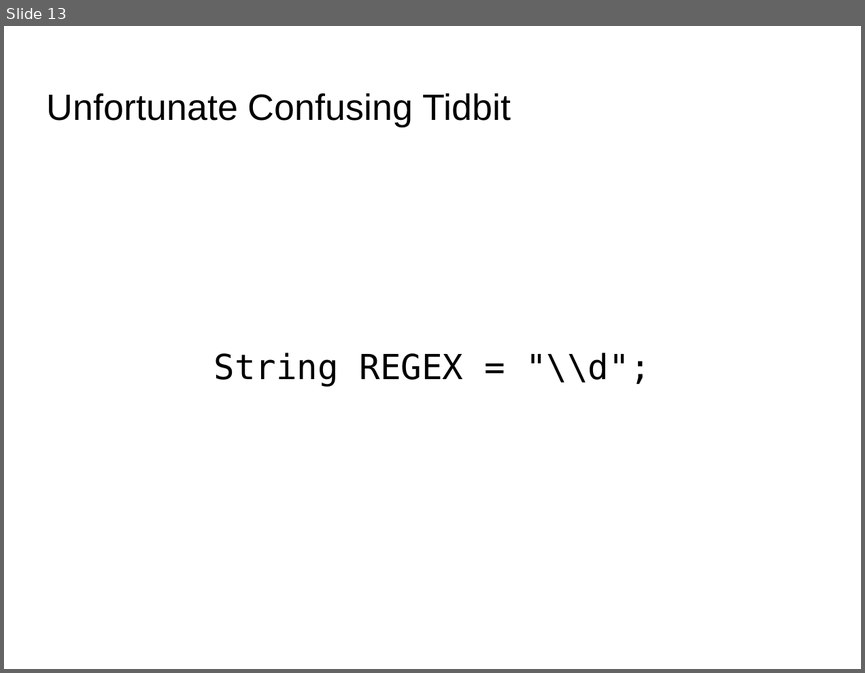
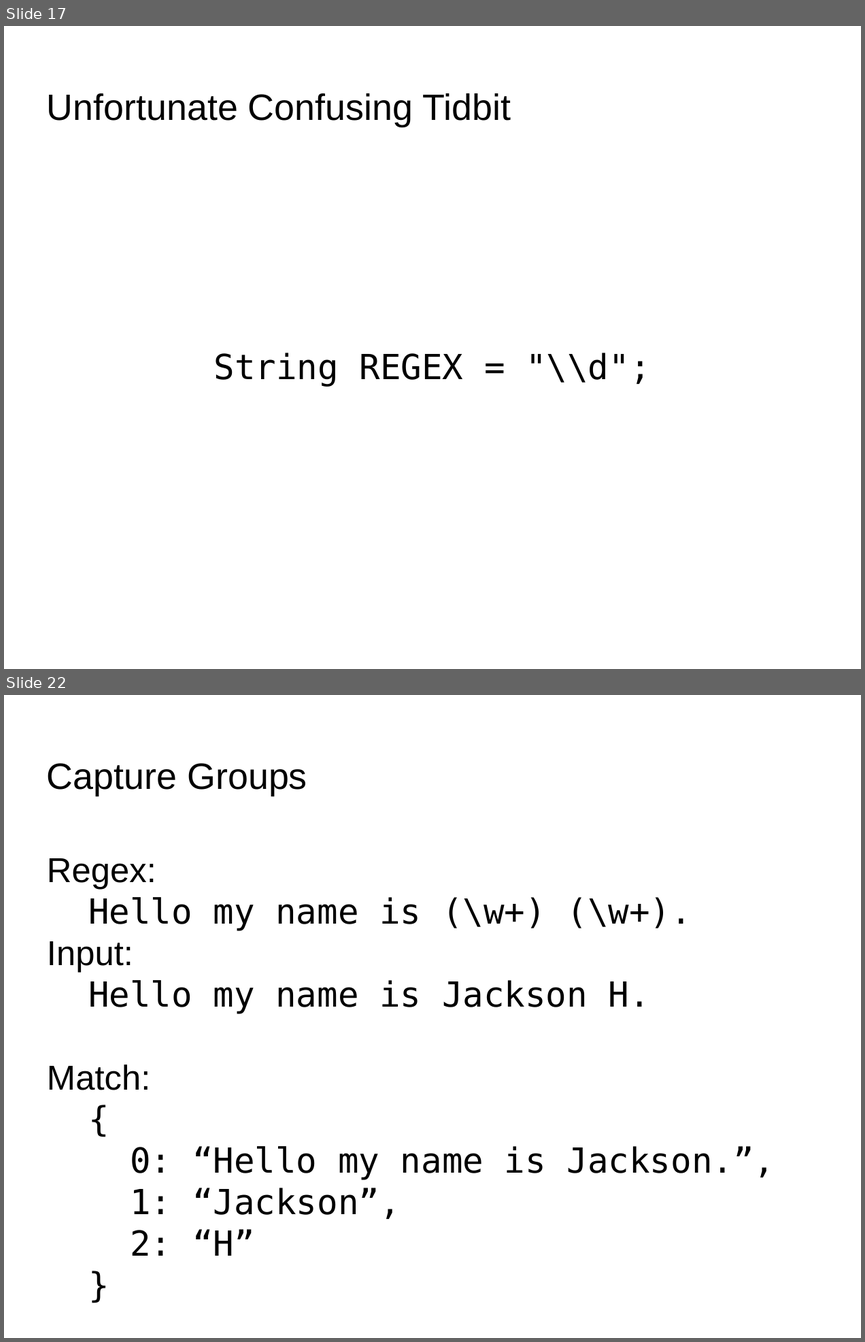
Before and after one commit to codetech/regular-expressions, a slide deck: presentation/presentation.odp. Shown one above the other, each under a label of ours: slide 13 before the commit, slides 17 and 22 after it; the slides between them are not shown. The pictures are 865x673 and 865x1342 pixels, drawn with LibreOffice and Linux fonts; fonts in the diff are those of the drawing; background and template pictures are left out. Boxes give left, top, right and bottom in pixels: in the first picture for what was removed or moved away, otherwise in the second. Text is boxed around its words. In the diff, an @@ line names an element or a change of style, - is before the commit and + after.

```diff
--- a/presentation/presentation.odp
+++ b/presentation/presentation.odp
@@ slide 22 added at <box>4,695,861,1338</box>, background picture (left out) @@
@@ title added at <box>47,763,307,796</box>, 33.9 pt, text #000000 @@
+Capture Groups
@@ subtitle added at <box>47,858,775,1255</box>, 32 pt, text #000000 @@
+Regex:
+Hello my name is (\w+) (\w+).
+Input:
+Hello my name is Jackson H.
+Match:
+{
+0: “Hello my name is Jackson.”,
+1: “Jackson”,
+2: “H”
+}
@@ what was slide 13 is now slide 17 @@
```
Also in this commit, not shown: 2 slides changed, 9 other slides added, 2 other files.
